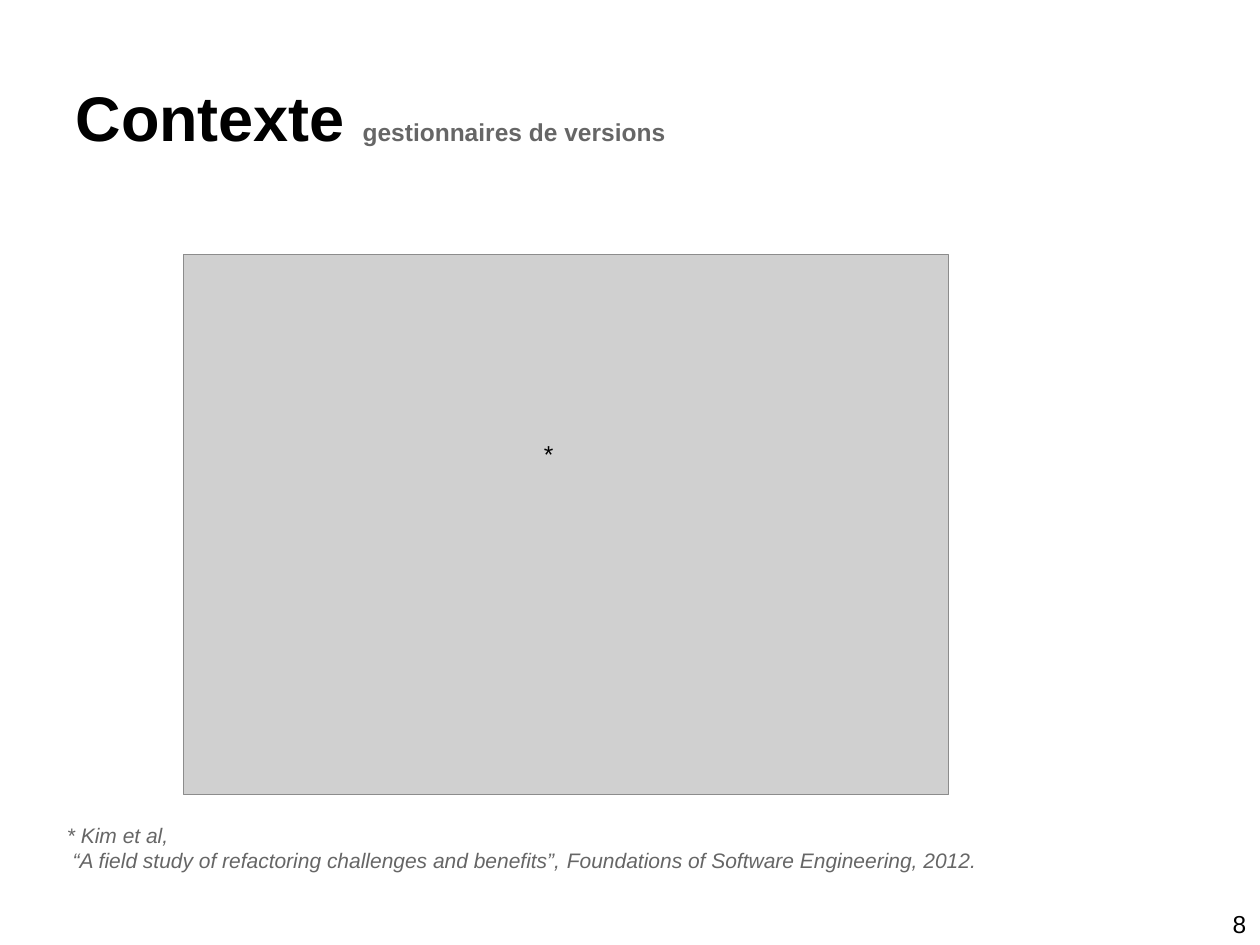
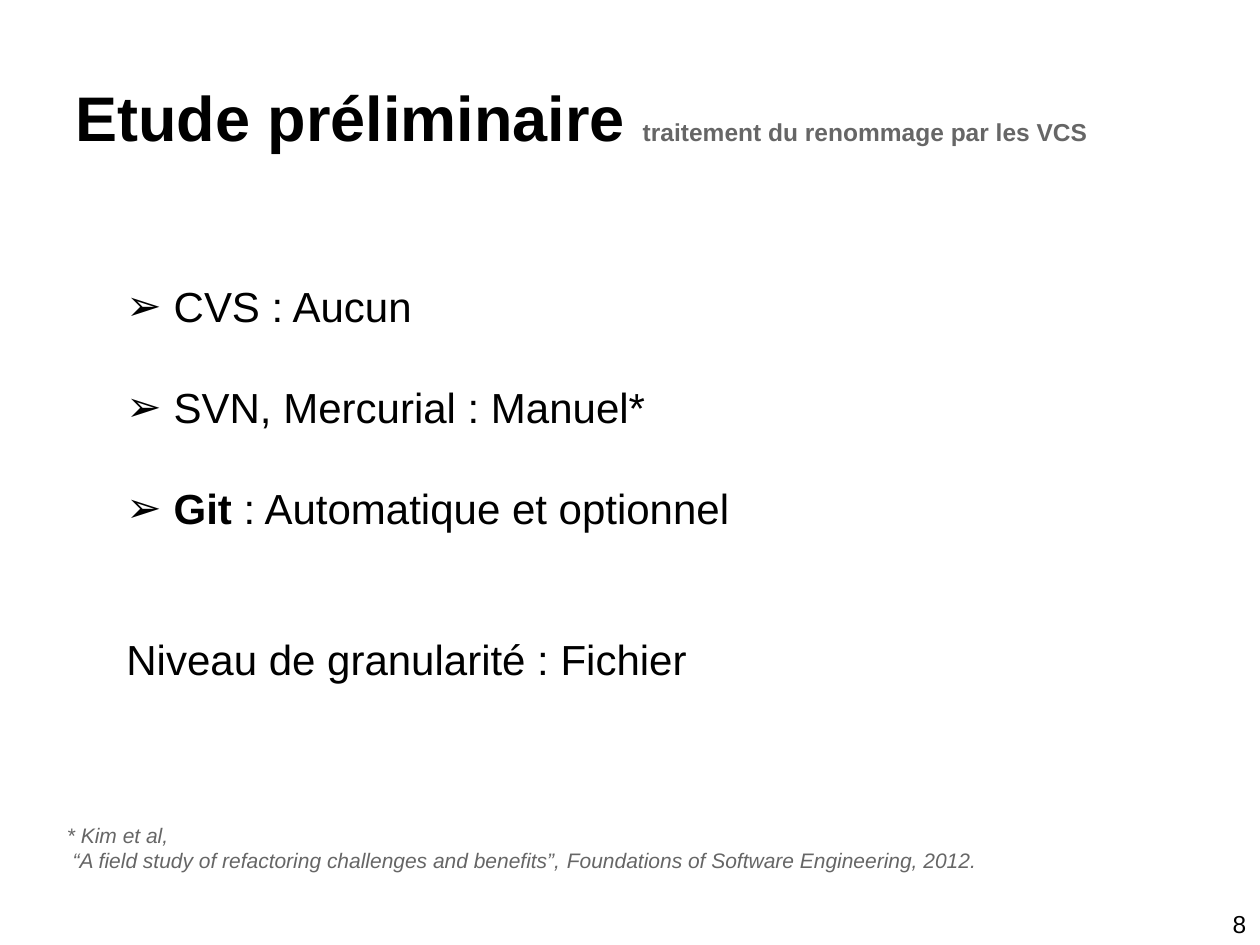
Before and after one commit to stonesong/Stage, a slide deck: slide 11 of presentation/presStageM2.pptx (slide 8 before the commit). Drawn at 1260x945 pixels with LibreOffice and Linux fonts; fonts in the diff are those of the drawing; grey boxes stand for pictures. Boxes give left, top, right and bottom in pixels: in the first picture for what was removed or moved away, otherwise in the second. Text is boxed around its words. In the diff, an @@ line names an element or a change of style, - is before the commit and + after.

```diff
--- a/presentation/presStageM2.pptx
+++ b/presentation/presStageM2.pptx
@@ title at (76, 94, 1087, 153): text changed @@
-Contexte gestionnaires de versions
+Etude préliminaire traitement du renommage par les VCS
@@ picture removed at (184, 255, 949, 795) @@
@@ text added at (126, 292, 729, 684), 24 pt, text #000000 @@
+➢ CVS : Aucun
+➢ SVN, Mercurial : Manuel*
+➢ Git : Automatique et optionnel
+Niveau de granularité : Fichier
@@ text removed at (532, 433, 571, 476) @@
-*
```
Also in this commit, not shown: 16 other slides changed, 4 slides added, 1 slide removed, 1 other file.
